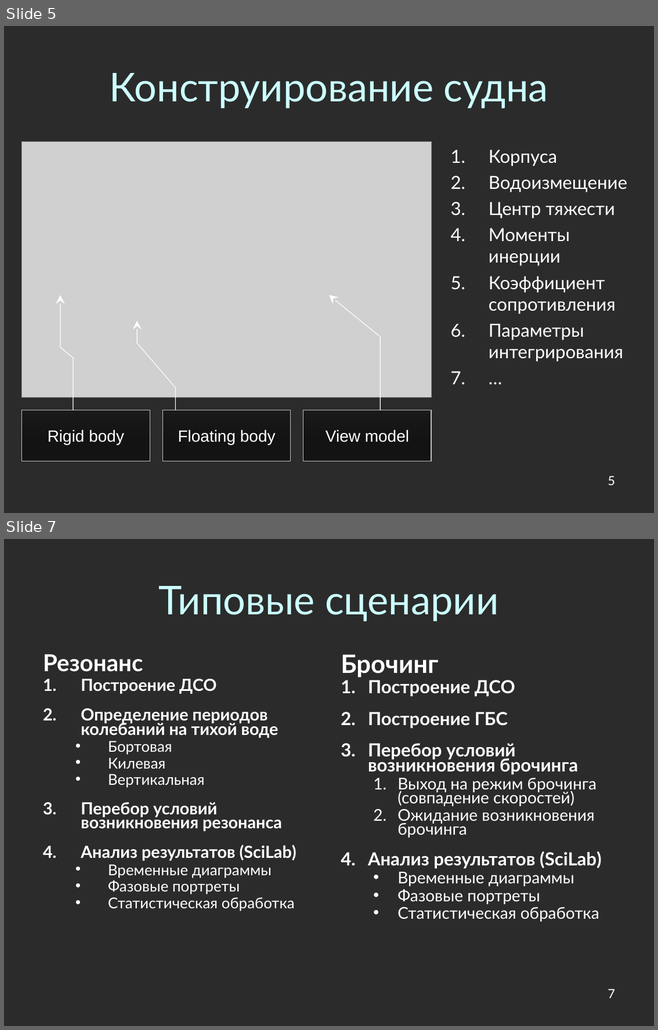
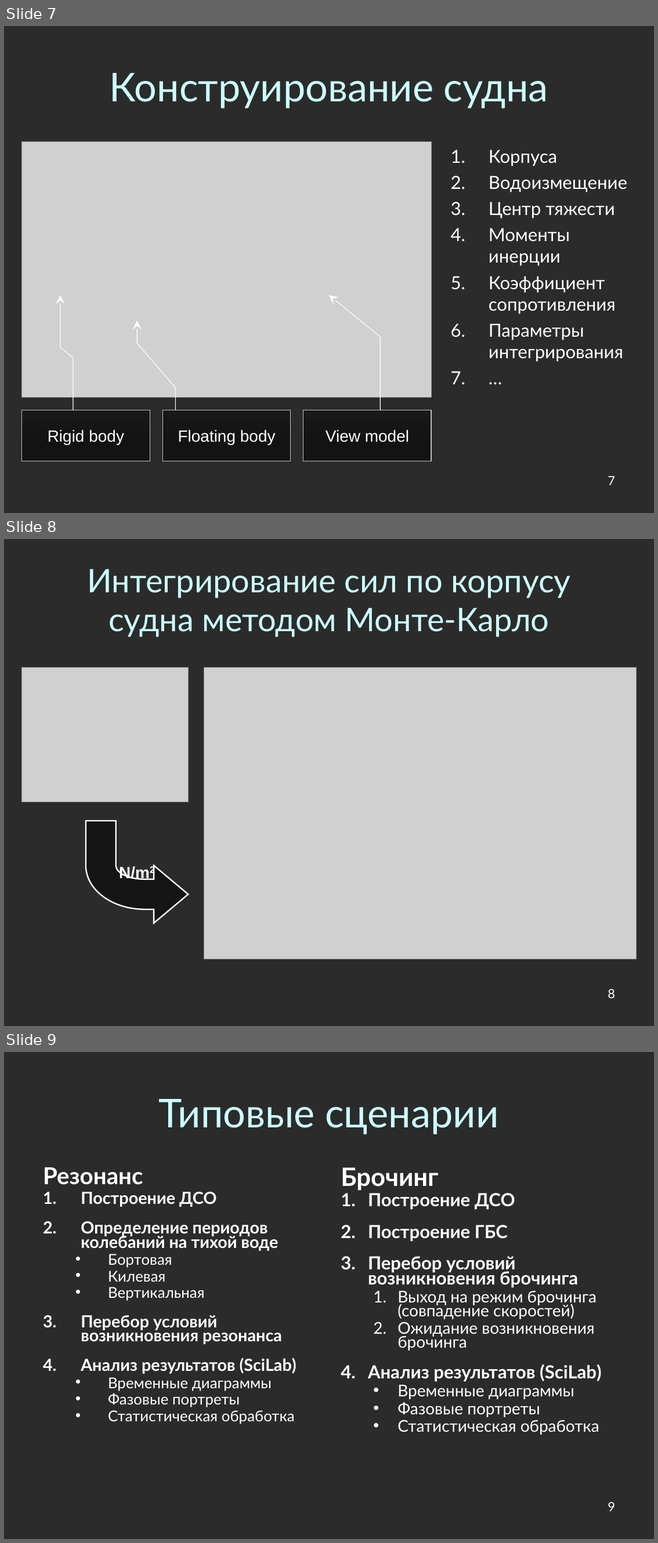
Before and after one commit to Jacobi20/nano-vis, a slide deck: docs/conf_2011_cyprus/conf_2011_cyprus.ppt. Shown one above the other, each under a label of ours: slides 5 and 7 before the commit, slides 7, 8 and 9 after it; the slides between them are not shown. The pictures are 658x1030 and 658x1543 pixels, drawn with LibreOffice and Linux fonts; fonts in the diff are those of the drawing; grey boxes stand for pictures; background and template pictures are left out; a plain dark background stands for a picture behind light text. Boxes give left, top, right and bottom in pixels: in the first picture for what was removed or moved away, otherwise in the second. Text is boxed around its words. In the diff, an @@ line names an element or a change of style, - is before the commit and + after.

```diff
--- a/docs/conf_2011_cyprus/conf_2011_cyprus.ppt
+++ b/docs/conf_2011_cyprus/conf_2011_cyprus.ppt
@@ slide 8 added at (4,539,654,1026), background picture (left out) @@
@@ title added at (87,569,570,637), 36 pt, text #CCFFFF @@
+Интегрирование сил по корпусу судна методом Монте-Карло
@@ picture added at (21,668,188,802) @@
@@ picture added at (204,668,636,959) @@
@@ freeform shape added at (86,821,188,923), fill #000000 at 50% opacity, outline #FFFFFF 1.5 pt, 18 pt, text #FFFFFF, bold @@
+N/m2
@@ page number added at (607,989,615,998), 14 pt, text #FFFFFF @@
+8
@@ what was slide 5 is now slide 7 @@
@@ page number at (607,476,615,485): text changed @@
-5
+7
@@ what was slide 7 is now slide 9 @@
@@ page number at (607,1502,615,1511): text changed @@
-7
+9
```
Also in this commit, not shown: 3 slides changed, 6 other slides added, 11 other files.
